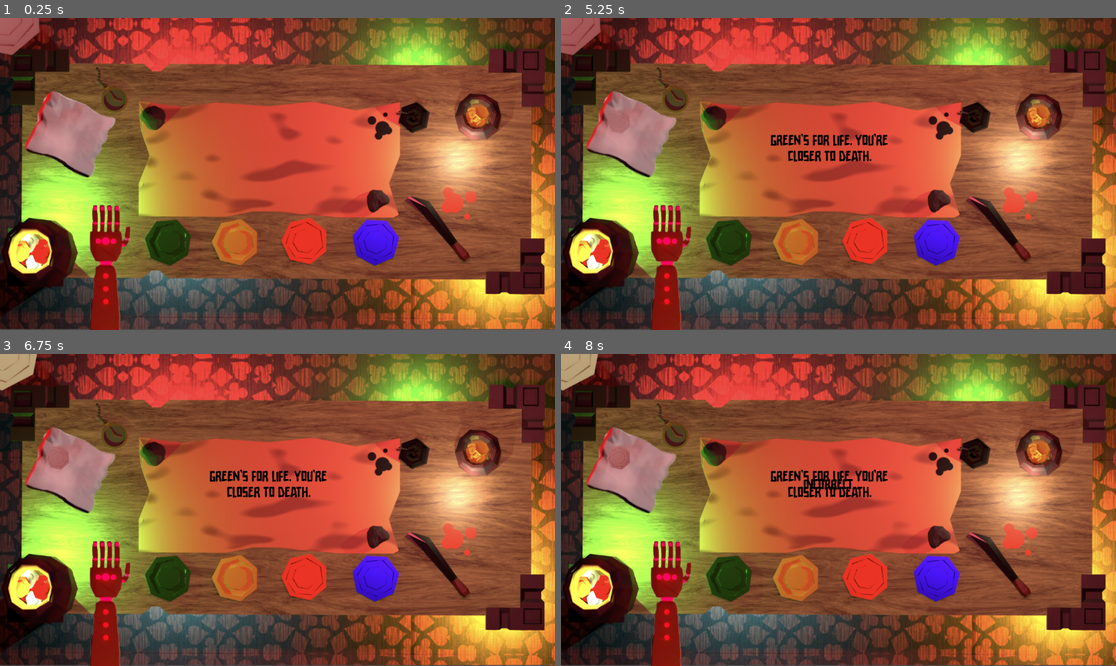
Above: before the commit, frames 1-4 (two rows, left to right).
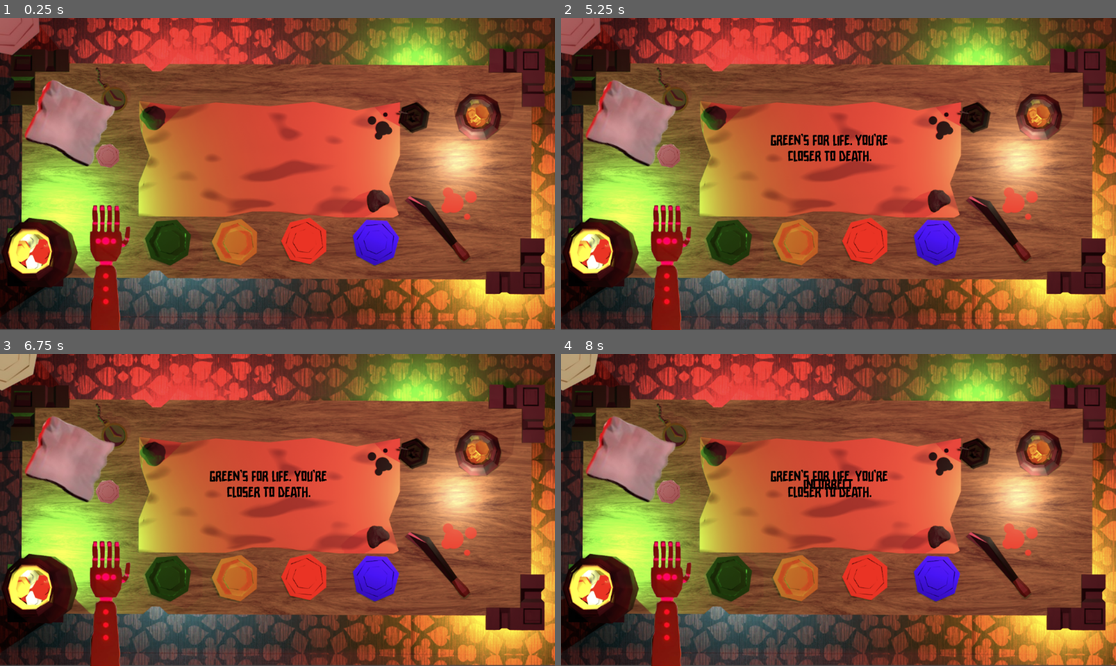
Above: after the commit, the same moments.

Repository: avanishbadhan/jumpstart
Game: Godot game, scene res://main.tscn
Same seed, same stepped clock (60 frames per second), same inputs: the game is played once before the commit and once after it.
Inputs (mouse positions are in pixels of both pictures, inside the frame that each line leads up to):
- Up to frame 1 (0.25 s): no input
- Up to frame 2 (5.25 s): click (999, 230) at 0.52 s; click (866, 239) at 1.27 s; click (932, 242) at 2.02 s; click (727, 242) at 2.77 s; click (794, 242) at 3.52 s; click (1038, 117) at 4.27 s; click (999, 230) at 5.02 s
- Up to frame 3 (6.75 s): click (305, 575) at 5.75 s; click (371, 578) at 6.5 s
- Up to frame 4 (8 s): click (727, 578) at 7.27 s

The runs differ from the first frame. In frame 1, 1.9% of the frame differs, in the area x 4-22%, y 19-52%; in frame 2, 2.0%; in frame 3, 2.0%; in frame 4, 2.0%.

Commit message:
update 0.18

Diff:
--- a/hidden_coin.gd
+++ b/hidden_coin.gd
@@ -27,3 +27,4 @@
 
 	# since this script is ON a Sprite2D, just use `texture`
 	set_texture(textures[value])
+	print(value)
--- a/main.tscn
+++ b/main.tscn
@@ -209,12 +209,12 @@
 theme_override_styles/focus = SubResource("StyleBoxEmpty_dg77c")
 
 [node name="HiddenCoin" type="Sprite2D" parent="."]
-position = Vector2(119, 217)
+position = Vector2(223, 288)
 scale = Vector2(0.3, 0.3)
 script = ExtResource("16_074og")
 
 [node name="cloth" type="Sprite2D" parent="."]
-position = Vector2(143.00002, 240.00003)
+position = Vector2(142, 216.99997)
 rotation = 0.4171337
 scale = Vector2(1.8931669, 1.7117524)
 texture = ExtResource("15_yaehf")
